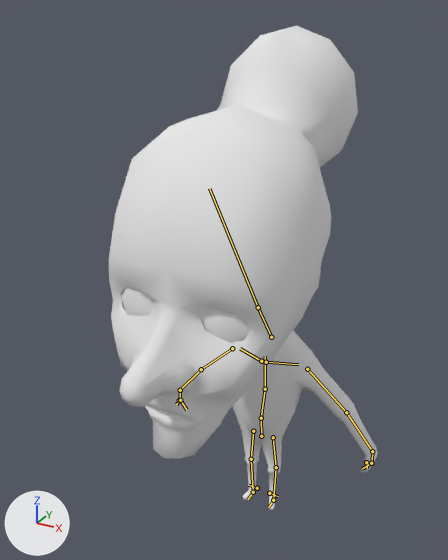
A saved change to the Blender file Assets/Models/Granny.blend.
Camera for both pictures: a camera (50 mm lens) standing at (3.35, -6.51, 7.58) and looking at (-0.19, -0.08, 4.36). Lighting does not change. The marker at lower left points along +X, +Y and +Z. The bones that bend it are drawn over the model as lines.

Names of what the first picture shows: 'Granny'.
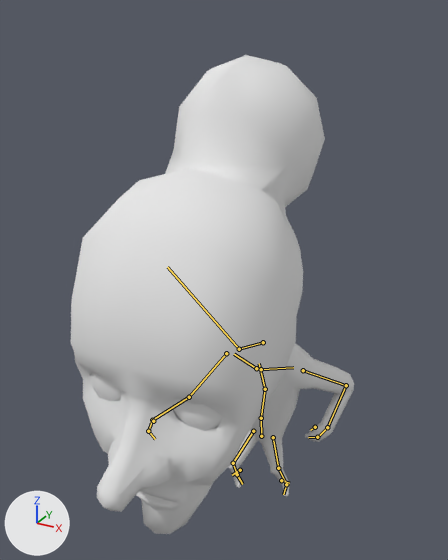
Commit message: Granny 3.0

The newer file adds an action. The first version stands in its rest pose; the second is drawn at frame 10 of the action 'Run'.

Patch to the scene script:
```diff
--- a/Assets/Models/Granny.blend.py
+++ b/Assets/Models/Granny.blend.py
@@ bone_chest @@
 bone_chest = bpy.data.objects['metarig'].pose.bones['chest']  # child of 'spine'
-bone_chest.rotation_quaternion = (1.0, 0.0, 0.0, 0.0)  # degrees (0, 0, 0)
+bone_chest.rotation_quaternion = (0.988, 0.149, 0.021, 0.014)  # degrees (17, 2, 2)
@@ bone_neck @@
 bone_neck = bpy.data.objects['metarig'].pose.bones['neck']  # child of 'chest'
-bone_neck.rotation_quaternion = (1.0, 0.0, 0.0, 0.0)  # degrees (0, 0, 0)
+bone_neck.rotation_quaternion = (0.988, 0.147, 0.025, 0.001)  # degrees (17, 3, 0)
@@ bone_head @@
 bone_head = bpy.data.objects['metarig'].pose.bones['head']  # child of 'neck'
-bone_head.rotation_quaternion = (1.0, 0.0, 0.0, 0.0)  # degrees (0, 0, 0)
+bone_head.rotation_quaternion = (0.974, -0.216, -0.036, -0.002)  # degrees (-25, -4, 1)
@@ bone_upper_arm_l @@
 bone_upper_arm_l = bpy.data.objects['metarig'].pose.bones['upper_arm.L']  # child of 'shoulder.L'
-bone_upper_arm_l.rotation_quaternion = (1.0, 0.0, 0.0, 0.0)  # degrees (0, 0, 0)
+bone_upper_arm_l.rotation_quaternion = (0.954, -0.192, 0.261, -0.085)  # degrees (-27, 27, -17)
@@ bone_forearm_l @@
 bone_forearm_l = bpy.data.objects['metarig'].pose.bones['forearm.L']  # child of 'upper_arm.L'
-bone_forearm_l.rotation_quaternion = (1.0, 0.0, 0.0, 0.0)  # degrees (0, 0, 0)
+bone_forearm_l.rotation_quaternion = (0.597, 0.733, 0.025, 0.208)  # degrees (99, -17, 19)
@@ bone_upper_arm_r @@
 bone_upper_arm_r = bpy.data.objects['metarig'].pose.bones['upper_arm.R']  # child of 'shoulder.R'
-bone_upper_arm_r.rotation_quaternion = (1.0, 0.0, 0.0, 0.0)  # degrees (0, 0, 0)
+bone_upper_arm_r.rotation_quaternion = (0.767, 0.463, 0.388, 0.262)  # degrees (72, 20, 53)
@@ bone_forearm_r @@
 bone_forearm_r = bpy.data.objects['metarig'].pose.bones['forearm.R']  # child of 'upper_arm.R'
-bone_forearm_r.rotation_quaternion = (1.0, 0.0, 0.0, 0.0)  # degrees (0, 0, 0)
+bone_forearm_r.rotation_quaternion = (0.962, 0.242, -0.063, -0.05)  # degrees (29, -6, -7)
@@ bone_thigh_l @@
 bone_thigh_l = bpy.data.objects['metarig'].pose.bones['thigh.L']  # child of 'hips'
-bone_thigh_l.rotation_quaternion = (1.0, 0.0, 0.0, 0.0)  # degrees (0, 0, 0)
+bone_thigh_l.rotation_quaternion = (0.973, 0.004, 0.01, -0.032)  # degrees (0, 1, -4)
@@ bone_shin_l @@
 bone_shin_l = bpy.data.objects['metarig'].pose.bones['shin.L']  # child of 'thigh.L'
-bone_shin_l.rotation_quaternion = (1.0, 0.0, 0.0, 0.0)  # degrees (0, 0, 0)
+bone_shin_l.rotation_quaternion = (0.972, 0.239, -0.024, -0.005)  # degrees (28, -3, -1)
@@ bone_thigh_r @@
 bone_thigh_r = bpy.data.objects['metarig'].pose.bones['thigh.R']  # child of 'hips'
-bone_thigh_r.rotation_quaternion = (1.0, 0.0, 0.0, 0.0)  # degrees (0, 0, 0)
+bone_thigh_r.rotation_quaternion = (0.855, -0.536, 0.102, -0.006)  # degrees (-65, 9, -7)
@@ bone_shin_r @@
 bone_shin_r = bpy.data.objects['metarig'].pose.bones['shin.R']  # child of 'thigh.R'
-bone_shin_r.rotation_quaternion = (1.0, 0.0, 0.0, 0.0)  # degrees (0, 0, 0)
+bone_shin_r.rotation_quaternion = (0.513, 0.675, -0.383, -0.249)  # degrees (107, -4, -57)
```

Boxes (x1, y1, x2, y2) around the edits, measured in the pictures (448 x 560 px):
'Granny', posed: before (109, 25, 378, 510); after (71, 55, 354, 534)
bone 'chest', root to tip: before (265, 389) to (265, 356); after (265, 389) to (259, 363)
bone 'neck', root to tip: before (271, 337) to (258, 307); after (263, 342) to (239, 349)
bone 'head', root to tip: before (258, 307) to (209, 188); after (239, 349) to (167, 267)
bone 'upper_arm.L', root to tip: before (307, 369) to (346, 412); after (303, 370) to (346, 385)
bone 'forearm.L', root to tip: before (346, 412) to (372, 451); after (346, 385) to (327, 427)
bone 'upper_arm.R', root to tip: before (232, 348) to (201, 369); after (226, 353) to (189, 397)
bone 'forearm.R', root to tip: before (201, 369) to (180, 390); after (189, 397) to (152, 420)
bone 'thigh.L', root to tip: before (273, 437) to (276, 467); after (273, 437) to (278, 468)
bone 'shin.L', root to tip: before (276, 467) to (273, 500); after (278, 468) to (286, 484)
bone 'thigh.R', root to tip: before (253, 431) to (251, 459); after (253, 431) to (233, 463)
bone 'shin.R', root to tip: before (251, 459) to (253, 492); after (233, 463) to (237, 474)
